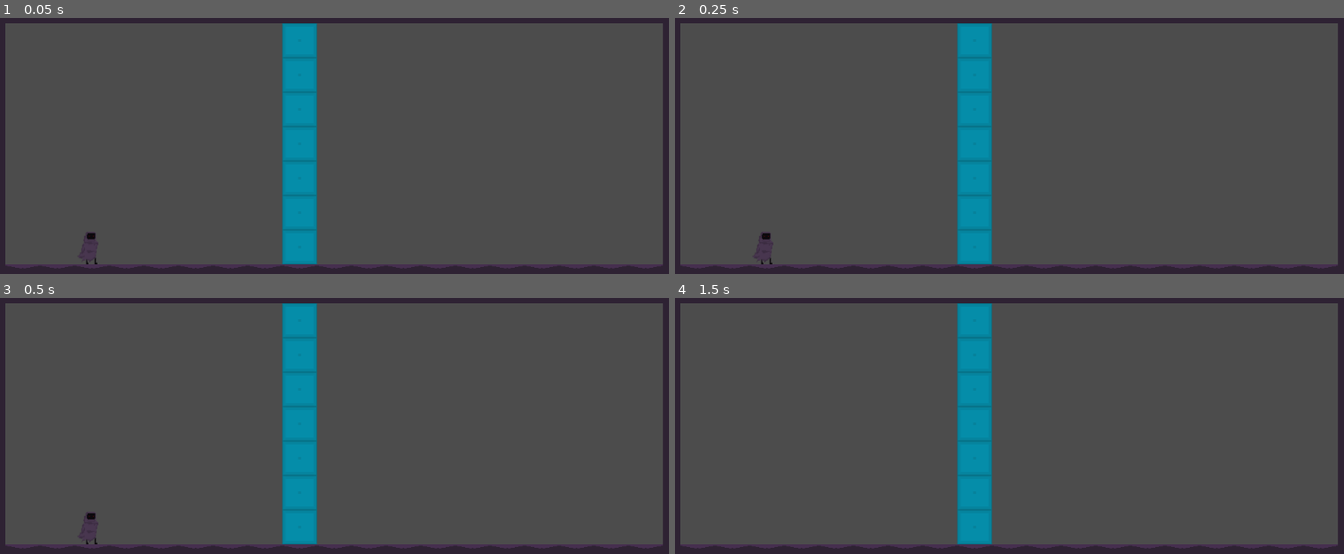
Above: before the commit, frames 1-4 (two rows, left to right).
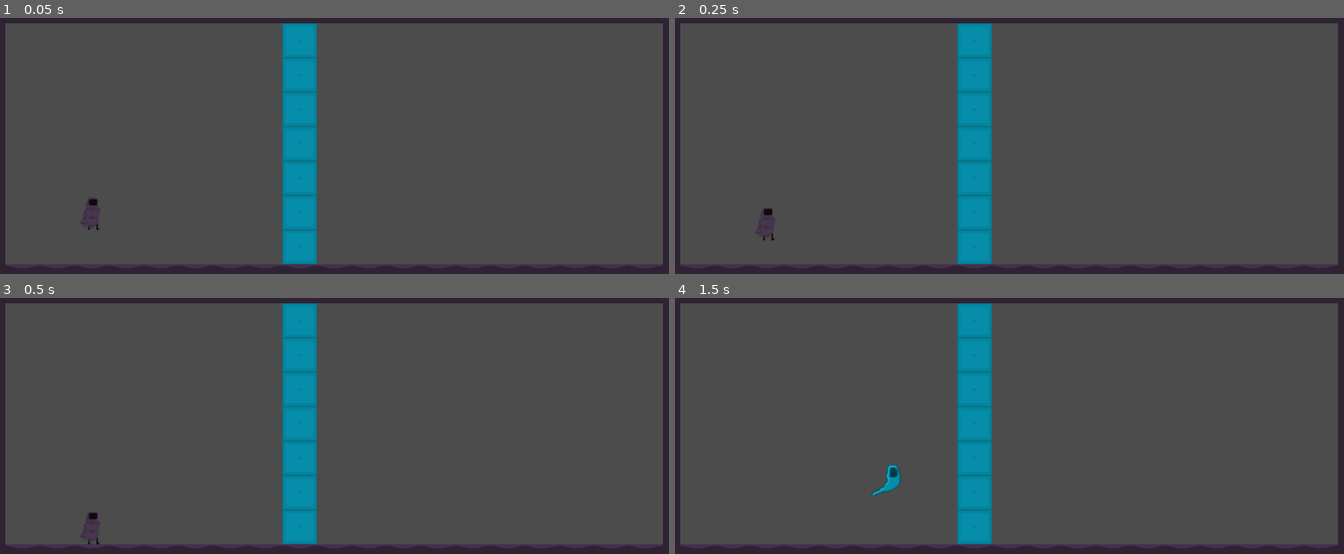
Above: after the commit, the same moments.

Repository: f-prime/SpooktoberGameJam
Game: Godot game, scene res://Level_1.tscn
The game is run twice, just before and just after one commit, with the same random seed, the same clock (stepped at 60 frames per second) and the same inputs.
Inputs:
- Up to frame 1 (0.05 s): no input
- Up to frame 2 (0.25 s): no input
- Up to frame 3 (0.5 s): no input
- Up to frame 4 (1.5 s): hold D 0.53-1.28 s; tap W (jump, bound only after the commit) at 0.6, 0.77, 1.07, 1.35 s; hold S from 1.28 s (still down)

The runs differ from the first frame. In frame 1, 0.2% of the frame differs, in the area x 11-15%, y 70-97%; in frame 2, 0.2%; in frame 3, less than 0.1%; in frame 4, 0.2%.

Commit message:
Player movement implemented

Diff:
--- a/Ghost.gd
+++ b/Ghost.gd
@@ -1,6 +1,6 @@
-extends RigidBody2D
+extends KinematicBody2D
 
-
+signal show_player
 # Declare member variables here. Examples:
 # var a = 2
 # var b = "text"
@@ -14,3 +14,7 @@
 # Called every frame. 'delta' is the elapsed time since the previous frame.
 #func _process(delta):
 #  pass
+
+func _on_Player_show_ghost(player_pos):
+  position = Vector2(player_pos.x, player_pos.y - 50)
+  show()
--- a/Ghost.tscn
+++ b/Ghost.tscn
@@ -15,20 +15,19 @@
 "speed": 5.0
 } ]
 
-[node name="Ghost" type="RigidBody2D"]
-position = Vector2( 2.38522, -2.80617 )
-gravity_scale = 0.0
+[node name="Ghost" type="KinematicBody2D"]
+position = Vector2( 69.6685, 34.9742 )
 script = ExtResource( 2 )
 __meta__ = {
 "_edit_group_": true
 }
 
 [node name="CollisionShape2D" type="CollisionShape2D" parent="."]
-position = Vector2( 287.21, 181.278 )
+position = Vector2( 3.14146, 3.6855 )
 rotation = 0.785398
 shape = SubResource( 1 )
 
 [node name="AnimatedSprite" type="AnimatedSprite" parent="."]
-position = Vector2( 284.737, 179.526 )
+position = Vector2( 0.715515, 2.06653 )
 frames = SubResource( 2 )
 animation = "idle"
--- a/Level_1.tscn
+++ b/Level_1.tscn
@@ -89,9 +89,9 @@
 tile_data = PoolIntArray( 0, 0, 0, 1, 0, 0, 2, 0, 0, 3, 0, 0, 4, 0, 0, 5, 0, 0, 6, 0, 0, 7, 0, 0, 8, 0, 0, 9, 0, 0, 10, …(1574 unchanged characters)…
 
 [node name="Player" parent="." instance=ExtResource( 4 )]
-position = Vector2( 171.267, 372.536 )
-mass = 5.0
-gravity_scale = 2.0
+position = Vector2( 174.095, 323.039 )
 
 [node name="Ghost" parent="." instance=ExtResource( 5 )]
-position = Vector2( 19.0707, 107.318 )
+position = Vector2( 341.579, 233.864 )
+
+[connection signal="show_ghost" from="Player" to="Ghost" method="_on_Player_show_ghost"]
--- a/Player.gd
+++ b/Player.gd
@@ -1,20 +1,52 @@
-extends RigidBody2D
+extends KinematicBody2D
 
-export var acceleration = 100
-export var max_speed = 100
-export var _friction = 2
+signal show_ghost
 
+export var acceleration = 5
+export var max_speed = 300
+export var friction = 10
+export var gravitational_acceleration = 500
+export var jump_velocity = 200
+
+var on_ground = false
 var velocity = Vector2()
 
 func _ready():
   pass # Replace with function body.
 
 func process_input(delta):
+  move_and_collide(Vector2(velocity.x * delta, 0))
+
   if Input.is_key_pressed(KEY_D):
-    velocity += Vector2(acceleration, 0) * delta
+    velocity.x = round(lerp(velocity.x, max_speed, acceleration * delta))
+    $AnimatedSprite.flip_h = false
+  elif Input.is_key_pressed(KEY_A):
+    velocity.x = round(lerp(velocity.x, -max_speed, acceleration * delta))
+    $AnimatedSprite.flip_h = true
+  elif Input.is_key_pressed(KEY_S):
+    emit_signal("show_ghost", position)
+    hide()
+  else:
+    velocity.x = lerp(velocity.x, 0, friction * delta)
 
-  #velocity.x = round(lerp(velocity.x, 0, _friction)) * delta
-  position += velocity
+  if Input.is_action_just_pressed("jump") and on_ground:
+    velocity.y -= jump_velocity
+
+
+func gravity(delta):
+  var movement = Vector2(0, velocity.y * delta)
+  var ga = gravitational_acceleration * delta
+  move_and_collide(movement)
+  on_ground = test_move(transform, movement)
+
+  if on_ground:
+    velocity.y = ga
+  else:
+    velocity.y += ga
+
 
 func _process(delta):
+  if not is_visible():
+    return
+  gravity(delta)
   process_input(delta)
--- a/Player.tscn
+++ b/Player.tscn
@@ -14,8 +14,8 @@
 [sub_resource type="RectangleShape2D" id=2]
 extents = Vector2( 14.1471, 23.4049 )
 
-[node name="Player" type="RigidBody2D"]
-position = Vector2( 151.979, 163.717 )
+[node name="Player" type="KinematicBody2D"]
+position = Vector2( 74.211, 40.0819 )
 script = ExtResource( 2 )
 __meta__ = {
 "_edit_group_": true
--- a/project.godot
+++ b/project.godot
@@ -14,6 +14,14 @@
 run/main_scene="res://Level_1.tscn"
 config/icon="res://icon.png"
 
+[input]
+
+jump={
+"deadzone": 0.5,
+"events": [ Object(InputEventKey,"resource_local_to_scene":false,"resource_name":"","device":0,"alt":false,"shift":false,"control":false,"meta":false,"command":false,"pressed":false,"scancode":87,"unicode":0,"echo":false,"script":null)
+ ]
+}
+
 [physics]
 
 common/enable_pause_aware_picking=true
